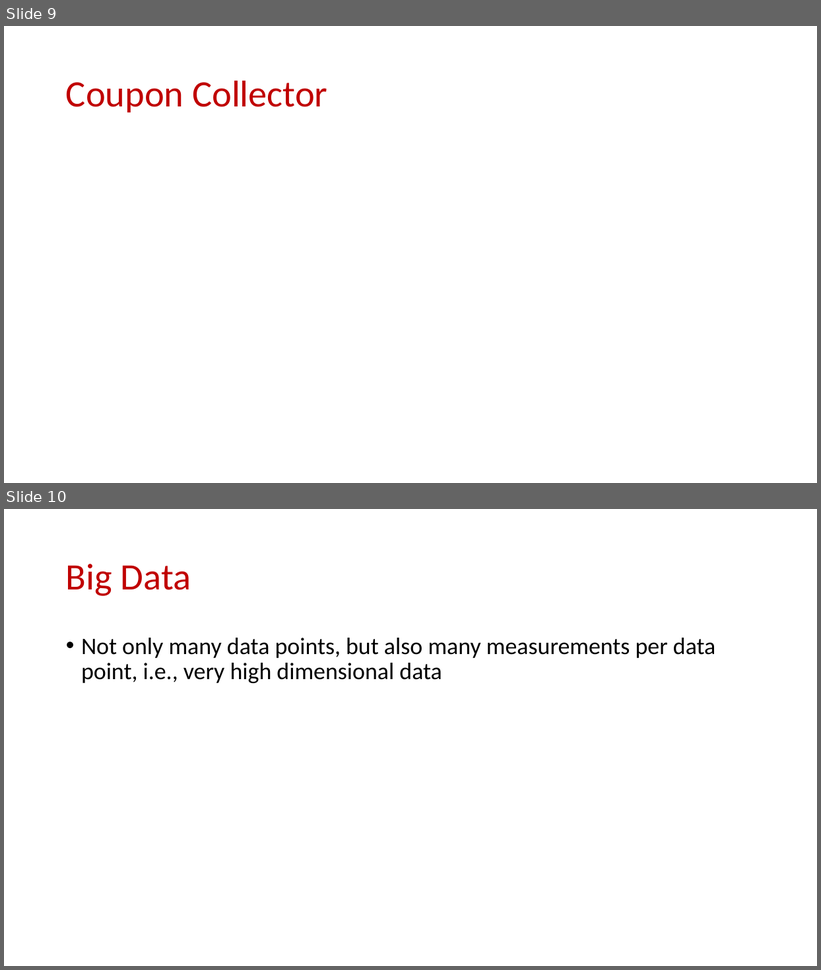
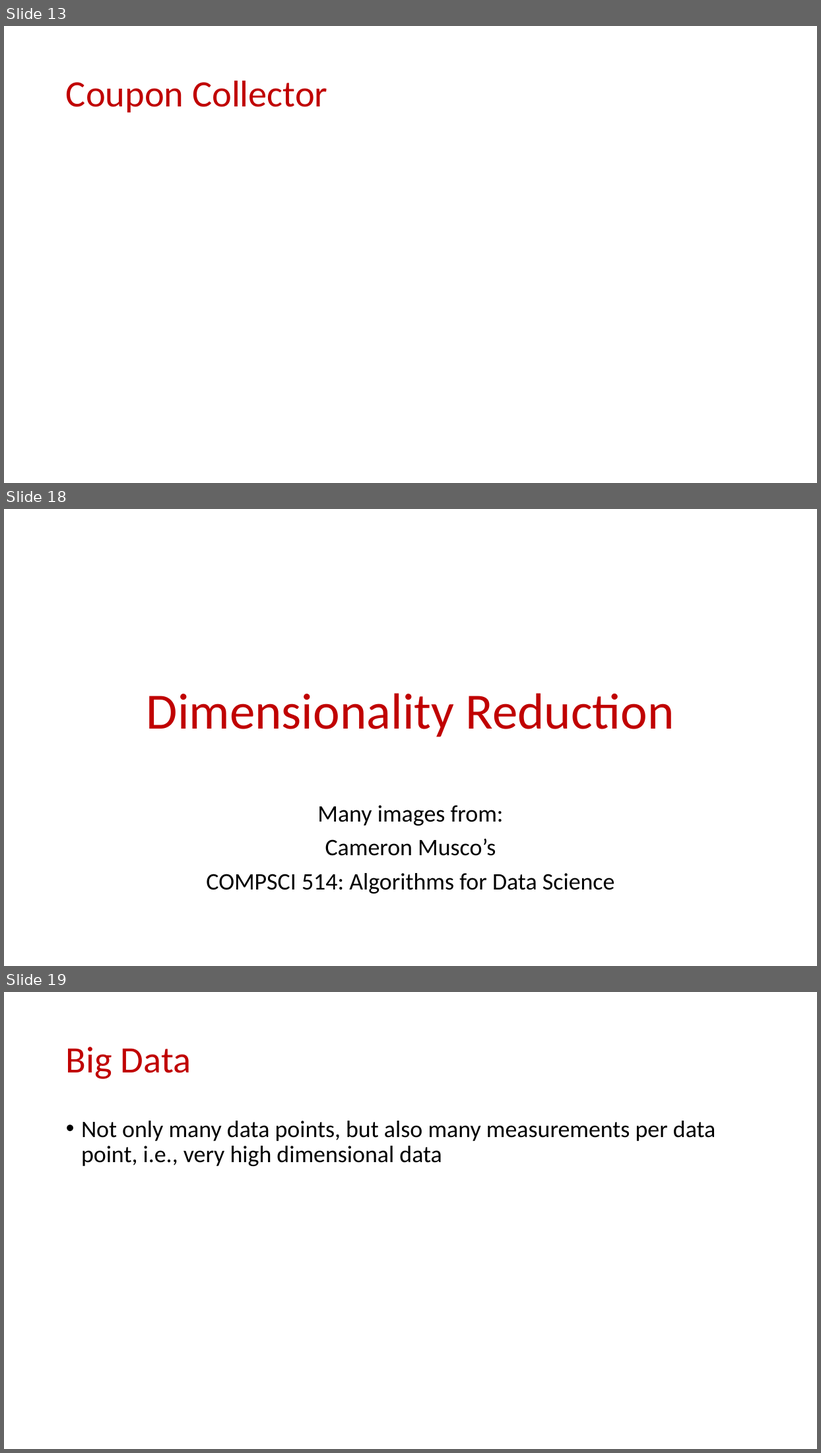
Before and after one commit to samsonzhou/samsonzhou.github.io, a slide deck: CSCE689-23/L7.pptx. Shown one above the other, each under a label of ours: slides 9 and 10 before the commit, slides 13, 18 and 19 after it; the slides between them are not shown. The pictures are 821x970 and 821x1453 pixels, drawn with LibreOffice and Linux fonts; fonts in the diff are those of the drawing; grey boxes stand for pictures. Boxes give left, top, right and bottom in pixels: in the first picture for what was removed or moved away, otherwise in the second. Text is boxed around its words. In the diff, an @@ line names an element or a change of style, - is before the commit and + after.

```diff
--- a/CSCE689-23/L7.pptx
+++ b/CSCE689-23/L7.pptx
@@ slide 18 added at bbox=[4, 509, 817, 966], background #FFFFFF @@
@@ title added at bbox=[147, 693, 675, 737], 60 pt, text #C00000 @@
+Dimensionality Reduction
@@ subtitle added at bbox=[206, 805, 615, 894], 28 pt, text #000000 @@
+Many images from:
+Cameron Musco’s
+COMPSCI 514: Algorithms for Data Science
@@ what was slide 9 is now slide 13 @@
@@ what was slide 10 is now slide 19 @@
```
Also in this commit, not shown: 1 slide changed, 24 other slides added, 1 slide removed.
